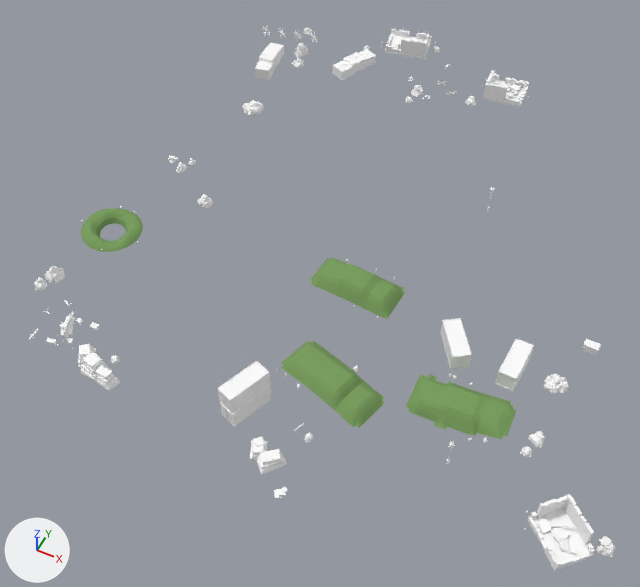
Two versions of the glTF model assets/models/outdoor/outdoor_01.glb, one commit apart.
The view is the same before and after, from a camera (50 mm lens) standing at (34.8, -91.5, 92.1) and looking at (-4.1, -13.5, -5.4). The axes (+X, +Y, +Z) are drawn at lower left. The lights are the same throughout. The picture after the commit comes second. Vertices at exactly the same position are counted once.

Script lines for the objects in view, before the commit:
```python
me_gas_station_town = bpy.data.meshes.new('gas_station_town')
me_gas_station_town.from_pydata(...)  # 10762 vertices, 16250 faces; spans x -39.7..44.1, y -47.7..45.3, z -1.7..5.7
# faces by material slot: [14020, 2230]
me_gas_station_town.materials.append(mat_kit_atlas)  # white #ffffff
me_gas_station_town.materials.append(mat_ground)  # picture img_kit_dbr_ground
ob_gas_station_town = bpy.data.objects.new('gas_station_town', me_gas_station_town)
ob_gas_station_town.location = (0.0, 0.0, 0.0)
```
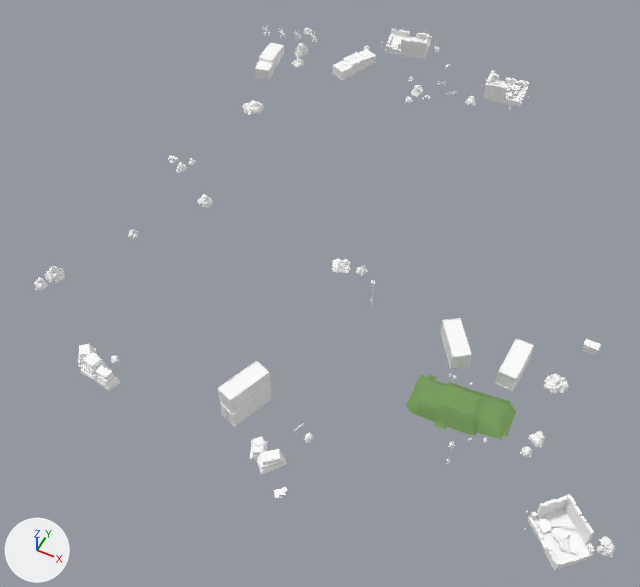
Changed parts and their boxes [x1, y1, x2, y2] in the pictures (640 x 587 px; the box of a moved part takes in the faces that stretch with it):
'gas_station_town', reshaped
    before: [29, 26, 615, 571]
    after: [34, 26, 615, 571]
part 1 of me_gas_station_town, deleted
    before: [29, 193, 492, 427]
part 2 of me_gas_station_town, moved or reshaped
    before: [309, 257, 405, 319]
    after: [332, 259, 376, 286]
part 3 of me_gas_station_town, cut back
    before: [81, 208, 143, 252]
    after: [127, 229, 139, 239]

Diff of the bpy script that builds the scene:
```diff
--- a/assets/models/outdoor/outdoor_01.glb.py
+++ b/assets/models/outdoor/outdoor_01.glb.py
@@ me_gas_station_town @@
 # used by ob_gas_station_town; location = (0.0, 0.0, 0.0)
-me_gas_station_town.from_pydata(...)  # 10762 vertices, 16250 faces; spans x -39.7..44.1, y -47.7..45.3, z -1.7..5.7
+me_gas_station_town.from_pydata(...)  # 9454 vertices, 14148 faces; spans x -39.7..44.1, y -47.7..45.3, z -1.7..5.7
+# me_gas_station_town part 1: 88 loose pieces with 1257 vertices, spanning x -39.7..13.7, y -42.5..7.8, z -0.7..4.7, are deleted
+# me_gas_station_town part 2: 335 vertices removed from x -4.2..8.7, y -18.2..-11.3, z 0.3..2.7; 280 vertices added at x -2.7..5.8, y -17.1..-11.2, z 0.8..5.2
+# me_gas_station_town part 3: 255 vertices removed from x -39.3..-30.3, y -25.3..-16.3, z -0.2..1.6; 119 vertices added at x -31.9..-30.2, y -21.3..-19.7, z 0.8..2.2
+# other edits to the shape of me_gas_station_town do not show in these pictures
 me_gas_station_town.materials.append(mat_kit_atlas)
```
